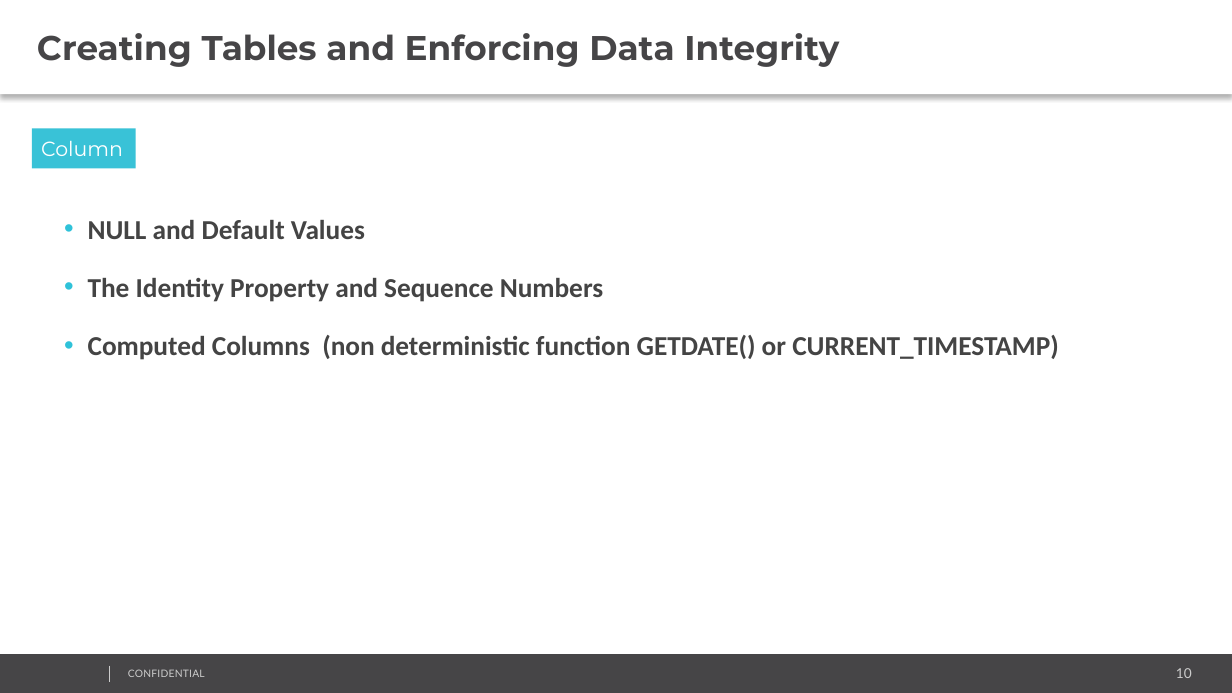
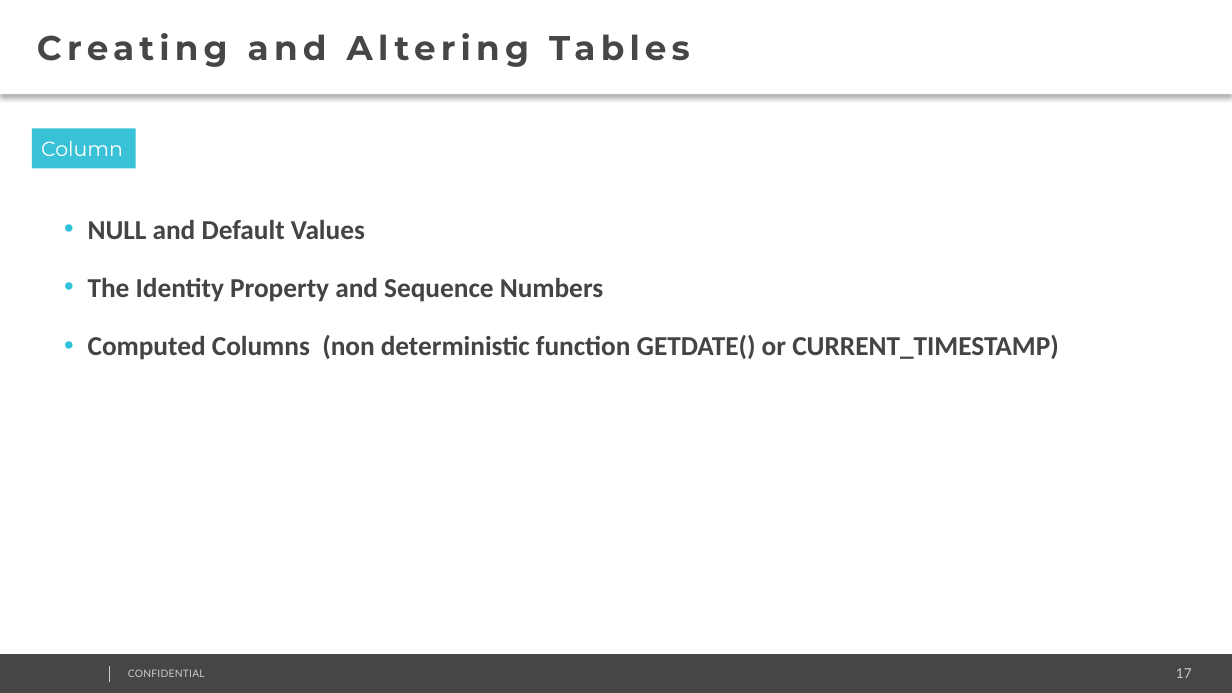
Before and after one commit to AndreyQC/MSBI.Lab, a slide deck: slide 17 of MSBI.Lecture.05/MSBI.Dev.S19E05.pptx (slide 10 before the commit). Drawn at 1232x693 pixels with LibreOffice and Linux fonts; fonts in the diff are those of the drawing; background and template pictures are left out. Boxes give left, top, right and bottom in pixels: in the first picture for what was removed or moved away, otherwise in the second. Text is boxed around its words. In the diff, an @@ line names an element or a change of style, - is before the commit and + after.

```diff
--- a/MSBI.Lecture.05/MSBI.Dev.S19E05.pptx
+++ b/MSBI.Lecture.05/MSBI.Dev.S19E05.pptx
@@ text at [37,33,690,67]: text changed @@
-Creating Tables and Enforcing Data Integrity
+Creating and Altering Tables
@@ page number at [1176,668,1192,678]: text changed @@
-10
+17
```
Also in this commit, not shown: 15 other slides changed, 16 slides added, 6 slides removed, 3 other files.
